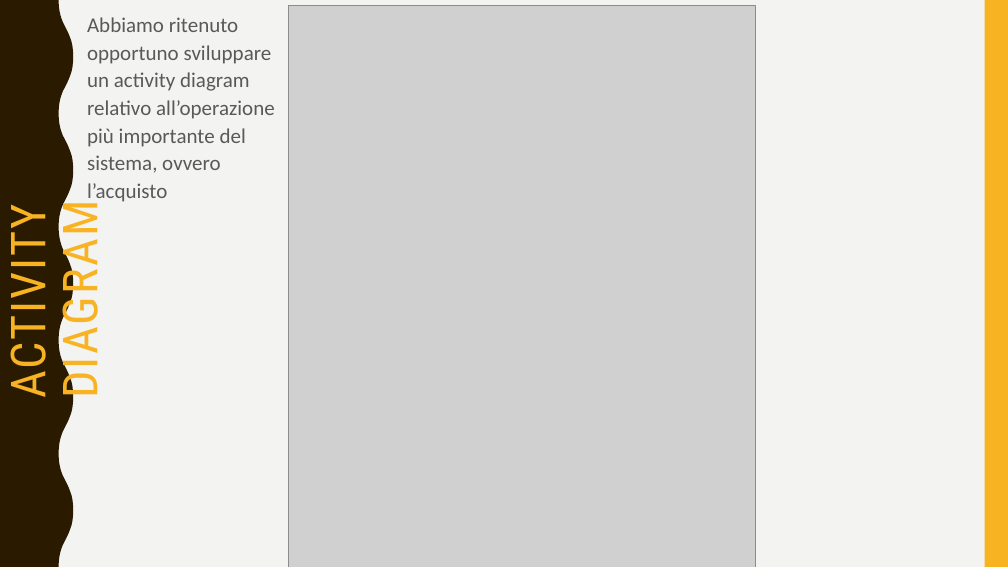
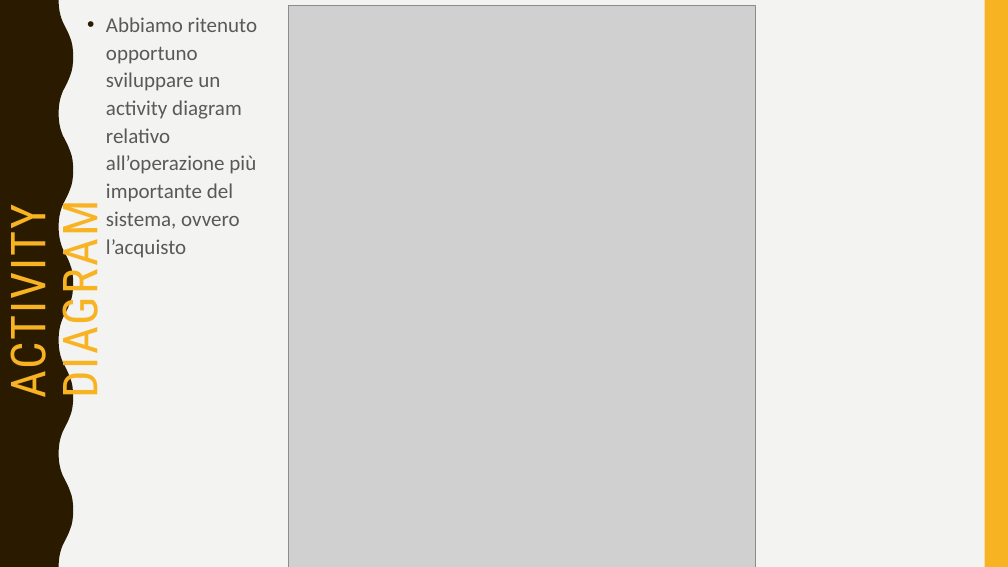
Before and after one commit to sfarina12/NC_05, a slide deck: slide 5 of Presentazione_Prima consegna/presentazione PrimaConsegna.pptx. Drawn at 1008x567 pixels with LibreOffice and Linux fonts; fonts in the diff are those of the drawing; grey boxes stand for pictures. Boxes give left, top, right and bottom in pixels: in the first picture for what was removed or moved away, otherwise in the second. Text is boxed around its words. In the diff, an @@ line names an element or a change of style, - is before the commit and + after.

```diff
--- a/Presentazione_Prima consegna/presentazione PrimaConsegna.pptx
+++ b/Presentazione_Prima consegna/presentazione PrimaConsegna.pptx
@@ text "Abbiamo ritenuto opportuno sviluppare un ..." at (106, 17, 257, 258): bullet none to • @@
```
Also in this commit, not shown: 3 other slides changed, 4 slides added, 5 slides removed, 5 other files.
